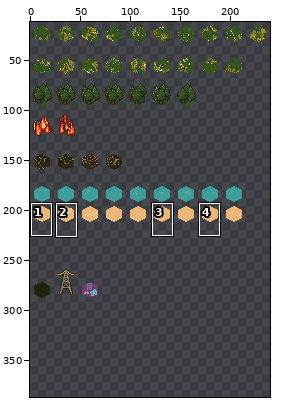
A sprite sheet gets an edit: public/assets/tilemap-test-3.png. The picture above shows the old version from afar; the outline marks the close-up.
Close-up. Old version:
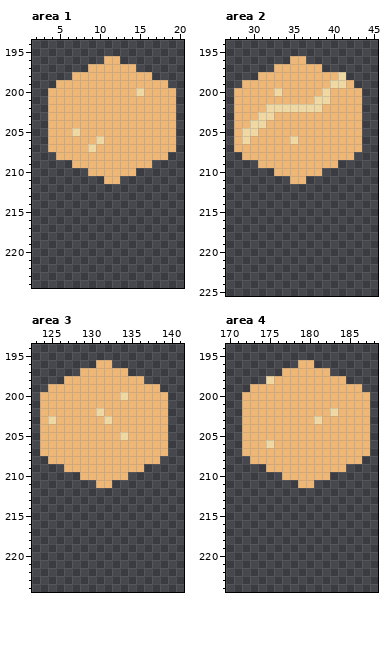
The file is 240x320 pixels. Shown: area 1: x 2..20, y 194..224; area 2: x 27..45, y 194..225; area 3: x 123..141, y 194..224; area 4: x 170..188, y 194..224. The old version is drawn lined up with the new one, on the new canvas. The wide view leaves out empty margins. The commit also changed other parts of the picture, which this record leaves out.
The same view after the edit:
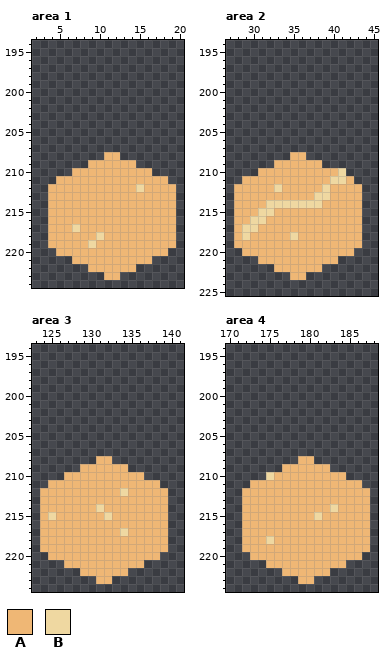
Palette (. is transparent): A #efb775  B #efd8a1
From old to new:
canvas 240x320 -> 240x416
Area 1:
y 196: x 11..12 AA -> ..
y 197: x 9..14 AAAAAA -> ......
y 198: x 7..16 AAAAAAAAAA -> ..........
y 199: x 5..18 AAAAAAAAAAAAAA -> ..............
y 200: x 4..19 AAAAAAAAAAABAAAA -> ................
y 201..204: x 4..19 AAAAAAAAAAAAAAAA -> ................
y 205: x 4..19 AAABAAAAAAAAAAAA -> ................
y 206: x 4..19 AAAAAABAAAAAAAAA -> ................
y 207: x 4..19 AAAAABAAAAAAAAAA -> ................
y 208: x 5..10 AAAAAA -> ......; x 13..18 AAAAAA -> ......
y 209: x 7..8 AA -> ..; x 15..16 AA -> ..
y 210: x 7..8 .. -> AA; x 15..16 .. -> AA
y 211: x 5..10 ...... -> AAAAAA; x 13..18 ...... -> AAAAAA
y 212: x 4..19 ................ -> AAAAAAAAAAABAAAA
y 213..216: x 4..19 ................ -> AAAAAAAAAAAAAAAA
y 217: x 4..19 ................ -> AAABAAAAAAAAAAAA
y 218: x 4..19 ................ -> AAAAAABAAAAAAAAA
y 219: x 4..19 ................ -> AAAAABAAAAAAAAAA
y 220: x 5..18 .............. -> AAAAAAAAAAAAAA
y 221: x 7..16 .......... -> AAAAAAAAAA
y 222: x 9..14 ...... -> AAAAAA
y 223: x 11..12 .. -> AA
Area 2:
y 196: x 35..36 AA -> ..
y 197: x 33..38 AAAAAA -> ......
y 198: x 31..41 AAAAAAAAAAB -> ...........
y 199: x 29..42 AAAAAAAAAAABBA -> ..............
y 200: x 28..43 AAAAABAAAAABAAAA -> ................
y 201: x 28..43 AAAAAAAAAABBAAAA -> ................
y 202: x 28..43 AAAABBBBBBBAAAAA -> ................
y 203: x 28..43 AAABBAAAAAAAAAAA -> ................
y 204: x 28..43 AABBAAAAAAAAAAAA -> ................
y 205: x 28..43 ABBAAAAAAAAAAAAA -> ................
y 206: x 28..43 ABAAAAABAAAAAAAA -> ................
y 207: x 28..43 AAAAAAAAAAAAAAAA -> ................
y 208: x 29..34 AAAAAA -> ......; x 37..42 AAAAAA -> ......
y 209: x 31..32 AA -> ..; x 39..40 AA -> ..
y 210: x 31..32 .. -> AA; x 39..41 ... -> AAB
y 211: x 29..34 ...... -> AAAAAA; x 37..42 ...... -> AAABBA
y 212: x 28..43 ................ -> AAAAABAAAAABAAAA
y 213: x 28..43 ................ -> AAAAAAAAAABBAAAA
y 214: x 28..43 ................ -> AAAABBBBBBBAAAAA
y 215: x 28..43 ................ -> AAABBAAAAAAAAAAA
y 216: x 28..43 ................ -> AABBAAAAAAAAAAAA
y 217: x 28..43 ................ -> ABBAAAAAAAAAAAAA
y 218: x 28..43 ................ -> ABAAAAABAAAAAAAA
y 219: x 28..43 ................ -> AAAAAAAAAAAAAAAA
y 220: x 29..42 .............. -> AAAAAAAAAAAAAA
y 221: x 31..40 .......... -> AAAAAAAAAA
y 222: x 33..38 ...... -> AAAAAA
y 223: x 35..36 .. -> AA
Area 3:
y 196: x 131..132 AA -> ..
y 197: x 129..134 AAAAAA -> ......
y 198: x 127..136 AAAAAAAAAA -> ..........
y 199: x 125..138 AAAAAAAAAAAAAA -> ..............
y 200: x 124..139 AAAAAAAAAABAAAAA -> ................
y 201: x 124..139 AAAAAAAAAAAAAAAA -> ................
y 202: x 124..139 AAAAAAABAAAAAAAA -> ................
y 203: x 124..139 ABAAAAAABAAAAAAA -> ................
y 204: x 124..139 AAAAAAAAAAAAAAAA -> ................
y 205: x 124..139 AAAAAAAAAABAAAAA -> ................
y 206..207: x 124..139 AAAAAAAAAAAAAAAA -> ................
y 208: x 125..130 AAAAAA -> ......; x 133..138 AAAAAA -> ......
y 209: x 127..128 AA -> ..; x 135..136 AA -> ..
y 210: x 127..128 .. -> AA; x 135..136 .. -> AA
y 211: x 125..130 ...... -> AAAAAA; x 133..138 ...... -> AAAAAA
y 212: x 124..139 ................ -> AAAAAAAAAABAAAAA
y 213: x 124..139 ................ -> AAAAAAAAAAAAAAAA
y 214: x 124..139 ................ -> AAAAAAABAAAAAAAA
y 215: x 124..139 ................ -> ABAAAAAABAAAAAAA
y 216: x 124..139 ................ -> AAAAAAAAAAAAAAAA
y 217: x 124..139 ................ -> AAAAAAAAAABAAAAA
y 218..219: x 124..139 ................ -> AAAAAAAAAAAAAAAA
y 220: x 125..138 .............. -> AAAAAAAAAAAAAA
y 221: x 127..136 .......... -> AAAAAAAAAA
y 222: x 129..134 ...... -> AAAAAA
y 223: x 131..132 .. -> AA
Area 4:
y 196: x 179..180 AA -> ..
y 197: x 177..182 AAAAAA -> ......
y 198: x 175..184 BAAAAAAAAA -> ..........
y 199: x 173..186 AAAAAAAAAAAAAA -> ..............
y 200..201: x 172..187 AAAAAAAAAAAAAAAA -> ................
y 202: x 172..187 AAAAAAAAAAABAAAA -> ................
y 203: x 172..187 AAAAAAAAABAAAAAA -> ................
y 204..205: x 172..187 AAAAAAAAAAAAAAAA -> ................
y 206: x 172..187 AAABAAAAAAAAAAAA -> ................
y 207: x 172..187 AAAAAAAAAAAAAAAA -> ................
y 208: x 173..178 AAAAAA -> ......; x 181..186 AAAAAA -> ......
y 209: x 175..176 AA -> ..; x 183..184 AA -> ..
y 210: x 175..176 .. -> BA; x 183..184 .. -> AA
y 211: x 173..178 ...... -> AAAAAA; x 181..186 ...... -> AAAAAA
y 212..213: x 172..187 ................ -> AAAAAAAAAAAAAAAA
y 214: x 172..187 ................ -> AAAAAAAAAAABAAAA
y 215: x 172..187 ................ -> AAAAAAAAABAAAAAA
y 216..217: x 172..187 ................ -> AAAAAAAAAAAAAAAA
y 218: x 172..187 ................ -> AAABAAAAAAAAAAAA
y 219: x 172..187 ................ -> AAAAAAAAAAAAAAAA
y 220: x 173..186 .............. -> AAAAAAAAAAAAAA
y 221: x 175..184 .......... -> AAAAAAAAAA
y 222: x 177..182 ...... -> AAAAAA
y 223: x 179..180 .. -> AA
